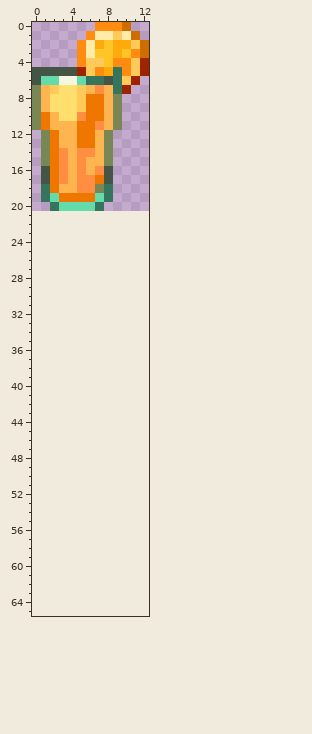
Sprite sheet, stored at Sources/Modules/FoodModule/Items/ModDrink/OrangeJuice.png. The first picture shows the starting point.
The file is 26x42 pixels, drawn in blocks of 2x2; one block is one cell here. Colours within 5 levels of each other are drawn and written as one. The old version is drawn lined up with the new one, on the new canvas.
The same view after the edit:
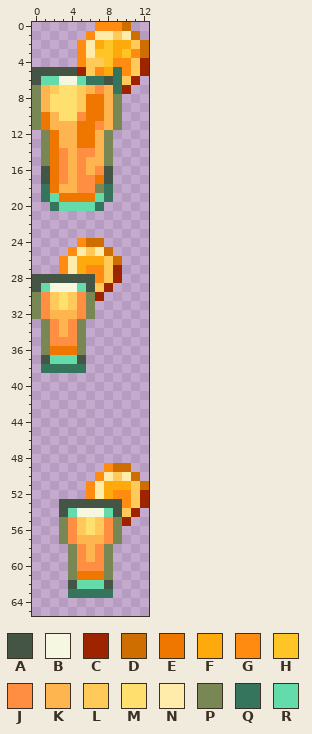
Palette (. is transparent): A #445545  B #f5f7e1  C #9e2400  D #ce6e00  E #ef7700  F #ffaa0c  G #ff8c11  H #ffc526  J #ff8d42  K #ffb54f  L #ffca59  M #ffdf6d  N #ffebaa  P #788753  Q #35755d  R #64dbab
Edits made:
canvas 13x21 -> 13x66
Changed rows in their new state; - is an unchanged pixel.
first column x 0:
24 -----GDD--
25 ----GNLND-
26 ---GNFFFLD
27 ---GNFGGLC
28 AAAAAAAGLC
29 ARBBBRALC-
30 PJLMLJPC--
31 PJLMLJP---
32 PJKKKJP---
33 -PJKJP----
34 -PJKJP----
35 -PJJJP----
36 -PEEEP----
37 -ARRRA----
38 -QQQQQ----
first column x 3:
49 -----GDD--
50 ----GNLND-
51 ---GNFFFLD
52 ---GNFGGLC
53 AAAAAAAGLC
54 ARBBBRALC-
55 PJLMLJPC--
56 PJLMLJP---
57 PJKKKJP---
58 -PJKJP----
59 -PJKJP----
60 -PJJJP----
61 -PEEEP----
62 -ARRRA----
63 -QQQQQ----
Changed places in both pictures, as pixel boxes (x1, y1, x2, y2):
added: (32, 238, 122, 373)
added: (59, 463, 149, 598)
